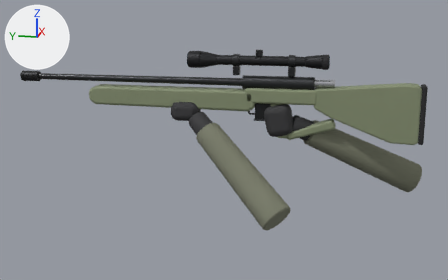
An edit to the glTF model public/assets/models/adler.glb, drawn before and after from the same camera.
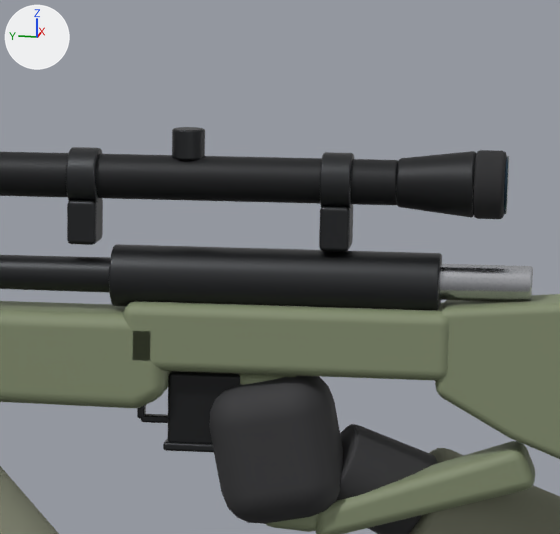
Old and new are each drawn whole from a camera (50 mm lens) standing at (-1.882, -0.197, 0.342) and looking at (-0.042, 0.171, -0.118) and again close up on the part from 49% to 76% of the width and 8% to 50% of the height. Arrows for +X, +Y and +Z are at upper left; the lights stay in place. The first two pictures are the older version. Where no turn or scale is listed for an object, it has been applied to the vertices. Vertices at exactly the same position are counted once.

In view in the first close-up: 'Barrel', 'Bedding', 'Buttstock', 'Forend', 'HandR', 'MagBody', 'Receiver', 'ScopeEyepiece', 'ScopeMount0', 'ScopeMount1', 'ScopeRing1', 'ScopeTube', 'SleeveR', 'ThumbholeBar', 'WristR' and 10 more.
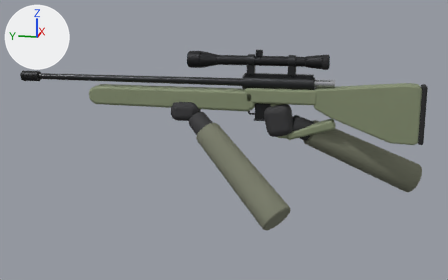
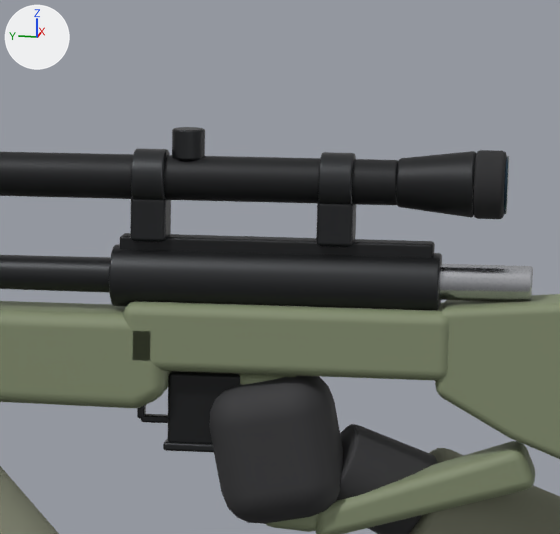
Where the change shows, as pixel boxes (x1, y1, x2, y2) in the close-ups (560 x 534 px; the box of a moved part takes in the faces that stretch with it):
```json
{"object": "ScopeBase", "change": "added", "after": [120, 233, 435, 258], "on screen": "black"}
{"object": "ScopeRing1", "change": "moved", "before": [66, 147, 103, 203], "after": [131, 149, 170, 200]}
{"object": "ScopeMount1", "change": "reshaped, moved", "before": [67, 198, 103, 245], "after": [130, 198, 171, 242], "on screen": "14% wider, 6% shorter"}
{"object": "ScopeMount0", "change": "reshaped, moved", "before": [319, 206, 353, 252], "after": [316, 203, 356, 247], "on screen": "17% wider"}
{"part": 1, "of": "me_scopemount0", "change": "moved or reshaped", "before": [344, 206, 353, 251], "after": [348, 203, 356, 247]}
{"part": 2, "of": "me_scopemount0", "change": "moved or reshaped", "before": [319, 206, 346, 252], "after": [316, 203, 349, 247]}
{"part": 3, "of": "me_scopemount1", "change": "moved or reshaped", "before": [91, 198, 103, 245], "after": [161, 198, 171, 242]}
{"part": 4, "of": "me_scopemount1", "change": "moved or reshaped", "before": [67, 200, 92, 245], "after": [130, 199, 161, 242]}
```

Scene script edits in JSON lines:
```json
{"block": "me_scopemount0", "where": "# used by ob_scopemount0; location = (0.0, -0.03, 0.095)"}
{"op": "remove", "block": "me_scopemount0", "code": "me_scopemount0.from_pydata(...)  # 56 vertices, 108 faces; spans x -0.015..0.015, y -0.01..0.01, z -0.015..0.015"}
{"op": "add", "block": "me_scopemount0", "code": "me_scopemount0.from_pydata(...)  # 56 vertices, 108 faces; spans x -0.014..0.014, y -0.012..0.012, z -0.015..0.015"}
{"block": "me_scopemount0", "change": "me_scopemount0 part 1: all 14 vertices in x -0.015..-0.012, y -0.01..-0.007, z -0.015..0.015 are moved by (0.001, -0.002, 0.0)"}
{"block": "me_scopemount0", "change": "me_scopemount0 part 2: all 14 vertices in x -0.015..-0.012, y 0.007..0.01, z -0.015..0.015 are moved by (0.001, 0.002, 0.0)"}
{"block": "me_scopemount0", "change": "other edits to the shape of me_scopemount0 do not show in these pictures"}
{"block": "me_scopemount1", "where": "# used by ob_scopemount1; location = (0.0, 0.14, 0.095)"}
{"op": "remove", "block": "me_scopemount1", "code": "me_scopemount1.from_pydata(...)  # 56 vertices, 108 faces; spans x -0.015..0.015, y -0.01..0.01, z -0.015..0.015"}
{"op": "add", "block": "me_scopemount1", "code": "me_scopemount1.from_pydata(...)  # 56 vertices, 108 faces; spans x -0.014..0.014, y -0.012..0.012, z -0.015..0.015"}
{"block": "me_scopemount1", "change": "me_scopemount1 part 3: all 14 vertices in x -0.015..-0.012, y -0.01..-0.007, z -0.015..0.015 are moved by (0.001, -0.002, 0.0)"}
{"block": "me_scopemount1", "change": "me_scopemount1 part 4: all 14 vertices in x -0.015..-0.012, y 0.007..0.01, z -0.015..0.015 are moved by (0.001, 0.002, 0.0)"}
{"block": "me_scopemount1", "change": "other edits to the shape of me_scopemount1 do not show in these pictures"}
{"op": "add", "block": "me_scopebase", "code": ["me_scopebase = bpy.data.meshes.new('ScopeBase')", "me_scopebase.from_pydata(...)  # 56 vertices, 108 faces; spans x -0.008..0.008, y -0.105..0.105, z -0.005..0.005", "me_scopebase.materials.append(mat_gundark)  # black #2c2d2f"]}
{"op": "set", "path": "ob_scopemount0.location", "old": "(0.0, -0.03, 0.095)", "new": "(0.0, -0.03, 0.098)"}
{"op": "set", "path": "ob_scopemount1.location", "old": "(0.0, 0.14, 0.095)", "new": "(0.0, 0.095, 0.098)"}
{"op": "set", "path": "ob_scopering1.location", "old": "(0.0, 0.14, 0.125)", "new": "(0.0, 0.095, 0.125)"}
{"op": "add", "block": "ob_scopebase", "code": ["ob_scopebase = bpy.data.objects.new('ScopeBase', me_scopebase)", "ob_scopebase.location = (0.0, 0.01, 0.0805)"]}
```
